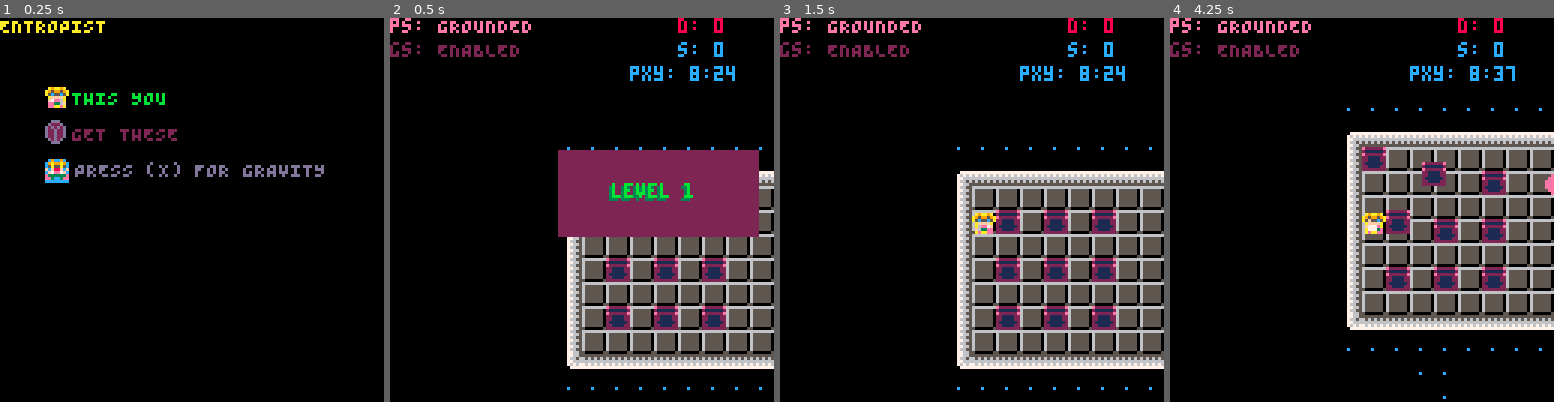
Above: before the commit, frames 1-4 (left to right).
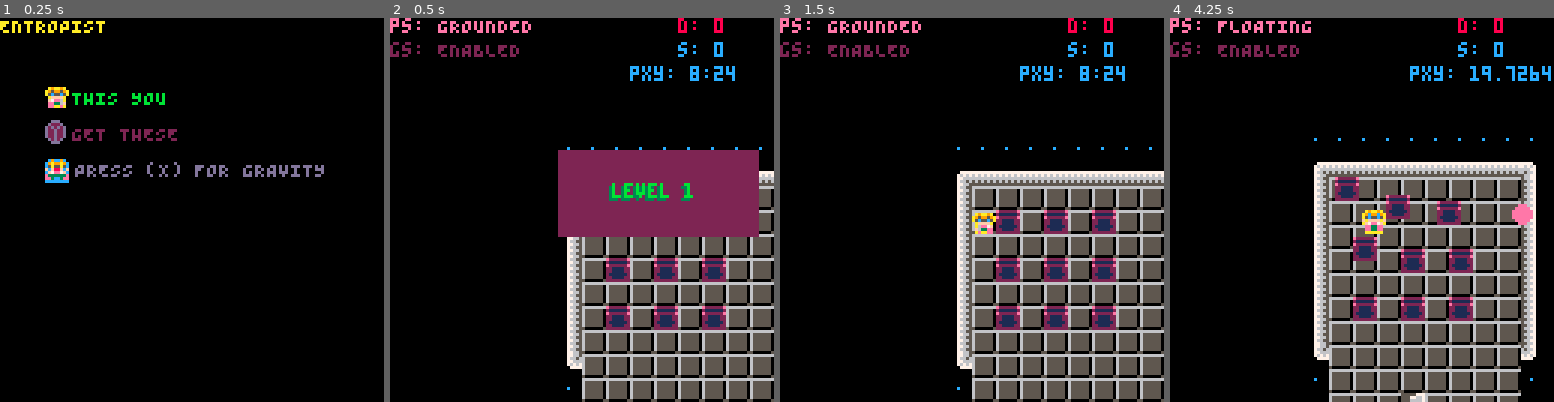
Above: after the commit, the same moments.

Repository: kitasuna/pico8-ttuor
Game: PICO-8 cartridge main.p8
Two runs of this game, one before a commit and one after it. Both use one fixed random seed, a clock stepped at 60 frames per second and the inputs below.
Inputs:
- Up to frame 1 (0.25 s): no input
- Up to frame 2 (0.5 s): tap X (X key) at 0.33 s
- Up to frame 3 (1.5 s): tap O (Z key) at 0.7 s; tap X (X key) at 1.07 s
- Up to frame 4 (4.25 s): hold Right 1.6-2.1 s; tap O (Z key) every 0.4 s from 1.7 to 4.1 s; tap X (X key) at 1.85, 2.97, 4.08 s; hold Up 2.15-2.42 s; hold Right 2.47-3.03 s; hold Left 3.08-3.58 s; hold Down 3.63-3.97 s; hold Right from 4.02 s (still down)

Frame 1 is identical in both runs. In frame 2, 5.0% of the frame differs, in the area x 50-100%, y 87-100%; in frame 3, 5.0%; in frame 4, 34%, in the area x 12-100%, y 0-100%.

Commit message:
Adjust collision and player "boot up" velocity

Diff:
--- a/grav.lua
+++ b/grav.lua
@@ -42,7 +42,7 @@
         pos_x += 6
         pos_y += 1
       elseif payload.direction == DIRECTION_LEFT then
-        pos_x -= 8
+        pos_x -= 6
         pos_y += 1
       end
       local tmp = new_gbeam({pos= {x=pos_x, y=pos_y}, direction=payload.direction})
--- a/main.p8
+++ b/main.p8
@@ -65,9 +65,8 @@
   -- print("fo: "..player.frame_offset, player.pos_x-64, player.pos_y-48, 14)
   print("pxy: "..player.pos_x..":"..player.pos_y, player.pos_x+16, player.pos_y-48, CLR_BLU)
   -- printh("v: "..player.vel_x..":"..player.vel_y)
-  if player.invincible == false or (frame_counter % 4 == 1) then
-    player.draw()
-  end
+
+  player.draw()
 
   foreach(ent_man.ents, function(ent)
     ent.draw()
@@ -482,7 +481,7 @@
 4174747474747474744218000000000055554174747474747474747474420000417474747474747474747474420018181818181818181818181818417474744218181818181830747474420000000000000000000000000000000000000000000000000000000000000000000000000000000000000000000000000000000000
 4174747474747474744218000000000055554174747474747474747474420000417474744a44444b74747474420018187474741818181818181818307474744218417474747474747474420000000000000000000000000000000000000000000000000000000000000000000000000000000000000000000000000000000000
 4174747474747474744218000000000000004844444444444444444444470000417474744200004844444444470018187474741818747474420000417474744218417474747474747474420000000000000000000000000000000000000000000000000000000000000000000000000000000000000000000000000000000000
-48444444444444444447180000000000000000000000000000000000000000004174747449434343460000000000181874747418187474194200004174747418181874744a4444444444470000000000000000000000000000000000000000000000000000000000000000000000000000000000000000000000000000000000
-1818181818181818181818000000000000000000000000000000000000000000417474747474741942000000000018181818181818444444470000417474741818187474420000000000000000000000000000000000000000000000000000000000000000000000000000000000000000000000000000000000000000000000
-0000001818000000000000000000000000000000000000000000000000000000417474747474747442000000000000000000000000000000000000484444441818184444470000000000000000000000000000000000000000000000000000000000000000000000000000000000000000000000000000000000000000000000
+48747474747474747447180000000000000000000000000000000000000000004174747449434343460000000000181874747418187474194200004174747418181874744a4444444444470000000000000000000000000000000000000000000000000000000000000000000000000000000000000000000000000000000000
+1874747474747474741818000000000000000000000000000000000000000000417474747474741942000000000018181818181818444444470000417474741818187474420000000000000000000000000000000000000000000000000000000000000000000000000000000000000000000000000000000000000000000000
+0074747419747474740000000000000000000000000000000000000000000000417474747474747442000000000000000000000000000000000000484444441818184444470000000000000000000000000000000000000000000000000000000000000000000000000000000000000000000000000000000000000000000000
 0000000018000000000000000000000000000000000000000000000000000000484444444444444447000000000000000000000000000000000000000000000000000000000000000000000000000000000000000000000000000000000000000000000000000000000000000000000000000000000000000000000000000000
--- a/player.lua
+++ b/player.lua
@@ -7,7 +7,9 @@
   6
   )
 
-  local velocity_max = 1.0
+  local velocity_max = 0.8
+  local walk_init_vel = 0.1
+  local walk_step_up = 0.04
   local slide_step_down = 0.05
 
   player.state = PLAYER_STATE_GROUNDED
@@ -15,7 +17,6 @@
   player.score = 0
   player.vel_x = 0
   player.vel_y = 0
-  player.invincible = false
   player.frame_base = 1
   player.frame_offset = 0
   player.frame_step = 0
@@ -89,6 +90,7 @@
   end
 
   player.handle_button = function(payload)
+    local mask = payload.input_mask
     -- If they're sliding, they can't do much
     if player.state == PLAYER_STATE_SLIDING then
       return
@@ -100,38 +102,35 @@
     end
 
     -- If they're floating and the press isn't a float toggle, return
-    if player.state == PLAYER_STATE_FLOATING and (payload.input_mask & (1 << BTN_X) == 0) then
-      return
-    end
-
-    -- If they're floating and the press IS a float toggle, ground them and return
-    -- also fire off a sliding event here
-    if player.state == PLAYER_STATE_FLOATING and (payload.input_mask & (1 << BTN_X) > 0) then
-        qm.ae("PLAYER_CANCEL_FLOAT", {})
-        sc_sliding(player)
-        return
+    if player.state == PLAYER_STATE_FLOATING and not is_pressed_x(mask) then
+      return
+    elseif player.state == PLAYER_STATE_FLOATING then
+      qm.ae("PLAYER_CANCEL_FLOAT", {})
+      sc_sliding(player)
+      return
     end
 
     -- If they're holding, all they can do is change the facing or release holding
     if player.state == PLAYER_STATE_HOLDING then
-      if payload.input_mask & (1 << BTN_O) == 0 then
+      -- TODO do we need this?
+      if not is_pressed_o(mask) then
         player.state = PLAYER_STATE_GROUNDED
         return
       end
 
-      if payload.input_mask & (1 << BTN_U) > 0 then
+      if is_pressed_u(mask) then
         player.facing = DIRECTION_UP
       end
 
-      if payload.input_mask & (1 << BTN_D) > 0 then
+      if is_pressed_d(mask) then
         player.facing = DIRECTION_DOWN
       end
 
-      if payload.input_mask & (1 << BTN_L) > 0 then
+      if is_pressed_l(mask) then
         player.facing = DIRECTION_LEFT
       end
 
-      if payload.input_mask & (1 << BTN_R) > 0 then
+      if is_pressed_r(mask) then
         player.facing = DIRECTION_RIGHT
       end
 
@@ -152,7 +151,7 @@
     end
 
     -- If they're grounded, there's a projectile, and the press is a float toggle, make them float!
-    if (payload.input_mask & (1 << BTN_X) > 0) and (payload.projectile != nil) and (player.state == PLAYER_STATE_GROUNDED) then
+    if is_pressed_x(mask) and (payload.projectile != nil) and (player.state == PLAYER_STATE_GROUNDED) then
         player.state = PLAYER_STATE_FLOATING
         player.can_travel = (1 << FLAG_FLOOR) | (1 << FLAG_GAP)
         local grav_result = calc_cheat_grav(
@@ -169,7 +168,7 @@
     end
 
     -- Try returning if grav button is being held down
-    if payload.input_mask & (1 << BTN_O) > 0 then
+    if is_pressed_o(mask) then
       player.vel_x = 0
       player.vel_y = 0
       return
@@ -177,30 +176,46 @@
 
 
     -- Up
-    if payload.input_mask & (1 << BTN_U) > 0 then
+    if is_pressed_u(mask) then
+      if player.vel_y >= 0 then
+        player.vel_y = -walk_init_vel
+      elseif player.vel_y > -velocity_max then
+        player.vel_y -= walk_step_up
+      end
       player.facing = DIRECTION_UP
-      player.vel_y = -velocity_max
     -- Down
-    elseif payload.input_mask & (1 << BTN_D) > 0 then
+    elseif is_pressed_d(mask) then
+      if player.vel_y <= 0 then
+        player.vel_y = walk_init_vel
+      elseif player.vel_y < velocity_max then
+        player.vel_y += walk_step_up
+      end
       player.facing = DIRECTION_DOWN
-      player.vel_y = velocity_max
-    end
-
-    if payload.input_mask & (1 << BTN_U) == 0 and
-      payload.input_mask & (1 << BTN_D) == 0 then
+    end
+
+    if not is_pressed_u(mask) and
+      not is_pressed_d(mask) then
       player.vel_y = 0
     end
 
-    if payload.input_mask & (1 << BTN_L) > 0 then
+    if is_pressed_l(mask) then
+      if player.vel_x >= 0 then
+        player.vel_x = -walk_init_vel
+      elseif player.vel_x > -velocity_max then
+        player.vel_x -= walk_step_up
+      end
       player.facing = DIRECTION_LEFT
-      player.vel_x = -velocity_max
-    elseif payload.input_mask & (1 << BTN_R) > 0 then
+    elseif is_pressed_r(mask) then
+      if player.vel_x <= 0 then
+        player.vel_x = walk_init_vel
+      elseif player.vel_x < velocity_max then
+        player.vel_x += walk_step_up
+      end
       player.facing = DIRECTION_RIGHT
-      player.vel_x = velocity_max
-    end
-
-    if payload.input_mask & (1 << BTN_L) == 0 and
-      payload.input_mask & (1 << BTN_R) == 0 then
+    end
+
+    if not is_pressed_l(mask) and
+      not is_pressed_r(mask) then
       player.vel_x = 0
     end
 
@@ -341,8 +356,8 @@
       if fget(ent.num, FLAG_COLLIDES_PLAYER) == true then
       local cheat_ent = new_sprite(
         0, -- sprite num, doesn't matter
-        ent.pos_x,
-        ent.pos_y,
+        ent.pos_x + 1,
+        ent.pos_y + 1,
         ent.size_x,
         ent.size_y
       )
@@ -404,3 +419,27 @@
 function get_center_y(sprite)
     return flr(sprite.pos_y + (sprite.size_y \ 2))
 end
+
+function is_pressed_l(mask)
+  return (mask & (1 << BTN_L)) > 0
+end
+
+function is_pressed_r(mask)
+  return (mask & (1 << BTN_R)) > 0
+end
+
+function is_pressed_u(mask)
+  return (mask & (1 << BTN_U)) > 0
+end
+
+function is_pressed_d(mask)
+  return (mask & (1 << BTN_D)) > 0
+end
+
+function is_pressed_x(mask)
+  return (mask & (1 << BTN_X)) > 0
+end
+
+function is_pressed_o(mask)
+  return (mask & (1 << BTN_O)) > 0
+end
